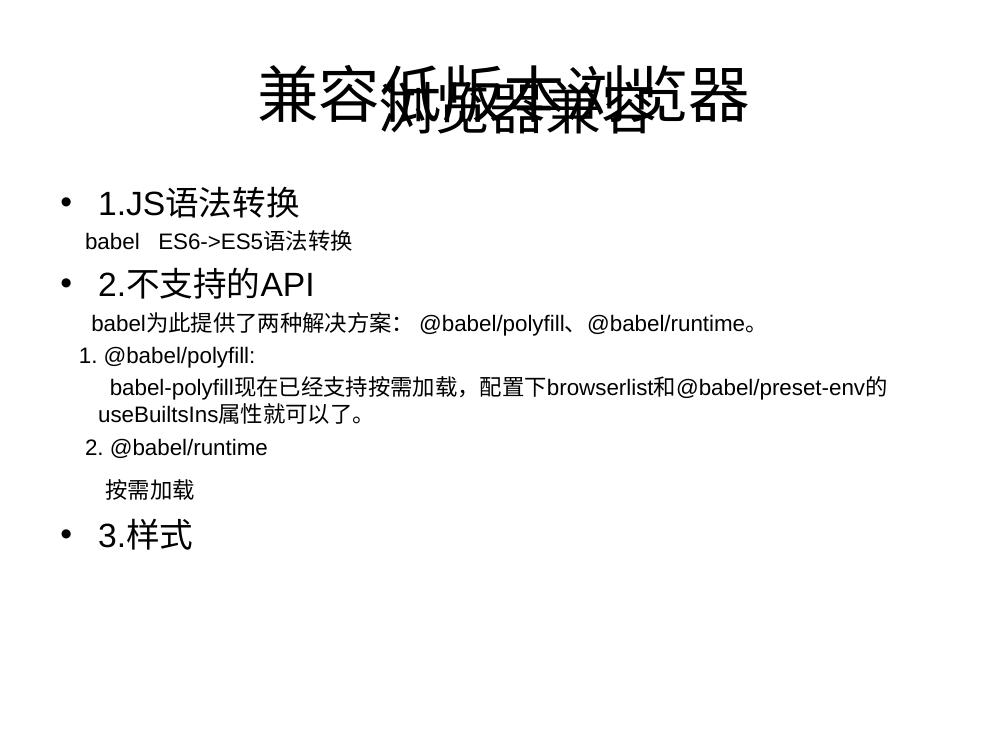
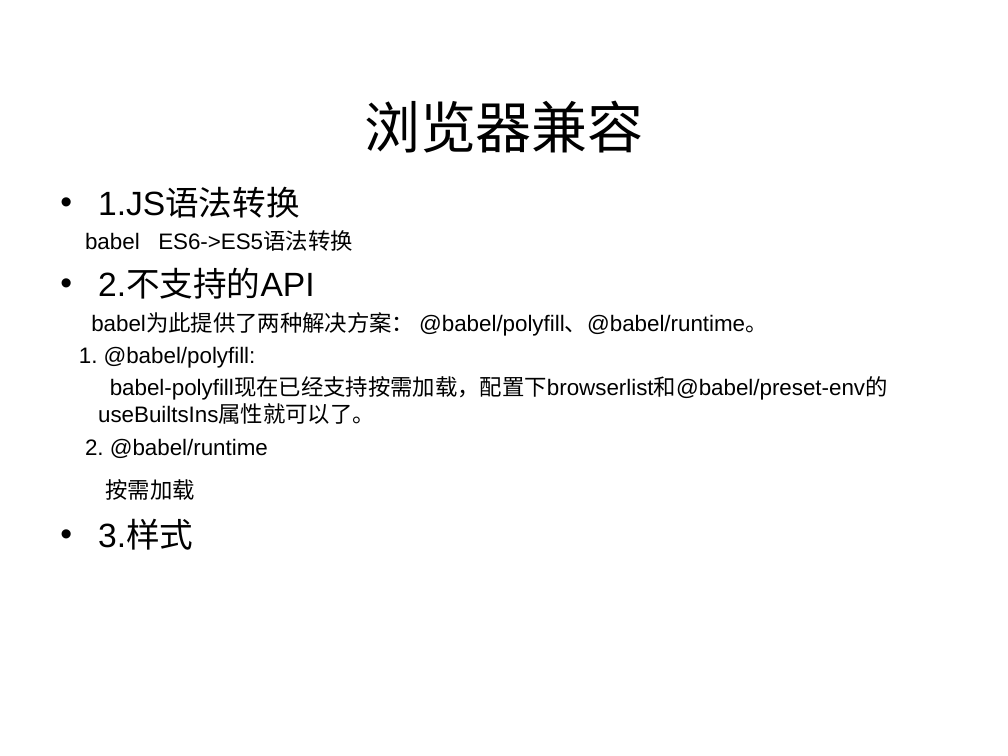
Before and after one commit to wangjiaoj/document, a slide deck: slide 12 of webpack/webpack教程.ppt. Drawn at 1008x756 pixels with LibreOffice and Linux fonts; fonts in the diff are those of the drawing. Boxes give left, top, right and bottom in pixels: in the first picture for what was removed or moved away, otherwise in the second. Text is boxed around its words. In the diff, an @@ line names an element or a change of style, - is before the commit and + after.

```diff
--- a/webpack/webpack教程.ppt
+++ b/webpack/webpack教程.ppt
@@ text "浏览器兼容" rewrapped from box(378, 73, 658, 134) to box(364, 100, 644, 153) @@
@@ title removed at box(257, 65, 750, 133) @@
-兼容低版本浏览器
```
Also in this commit, not shown: 20 other slides changed, 1 slide added, 1 slide removed, 9 other files.
